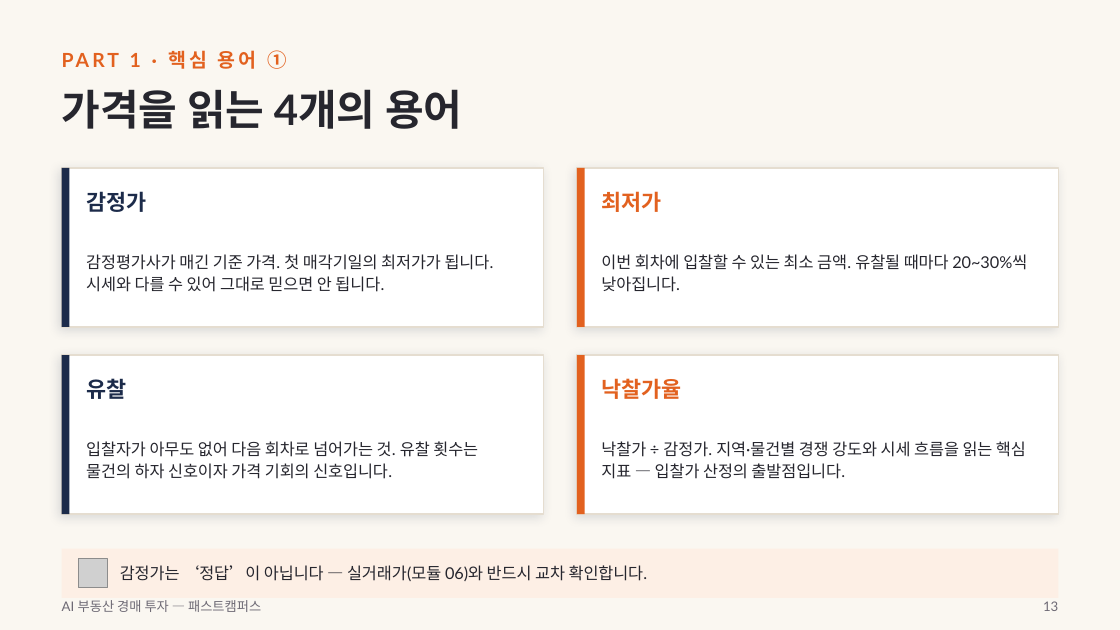
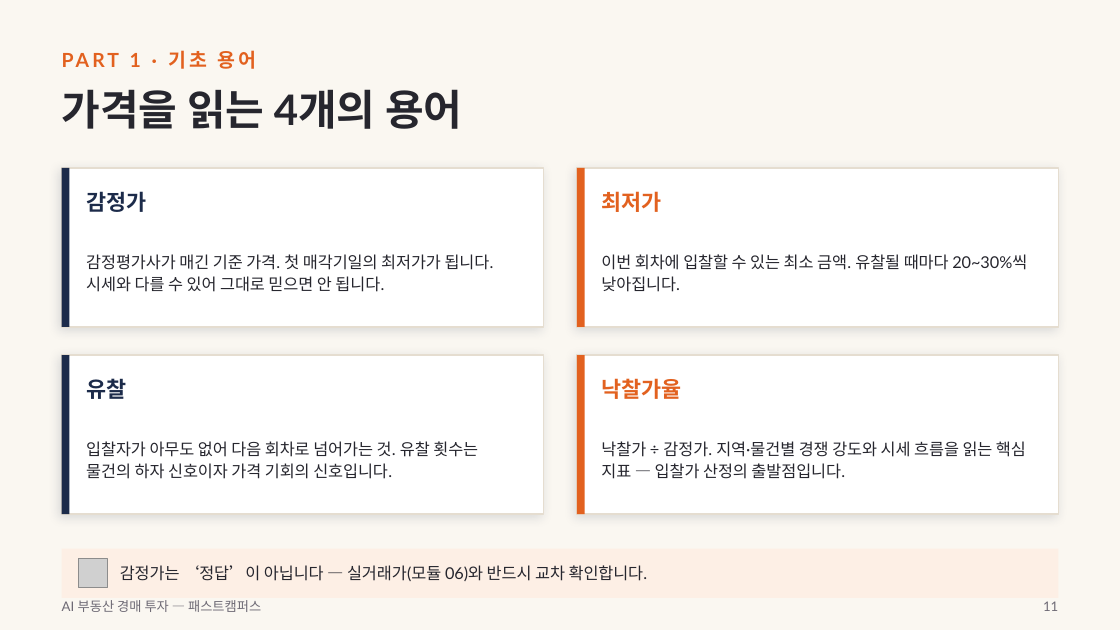
Before and after one commit to earthskyisbig/auction-crwal0629, a slide deck: slide 11 of docs/slides/AI부동산경매투자_강의슬라이드.pptx (slide 13 before the commit). Drawn at 1120x630 pixels with LibreOffice and Linux fonts; fonts in the diff are those of the drawing; grey boxes stand for pictures. Boxes give left, top, right and bottom in pixels: in the first picture for what was removed or moved away, otherwise in the second. Text is boxed around its words. In the diff, an @@ line names an element or a change of style, - is before the commit and + after.

```diff
--- a/docs/slides/AI부동산경매투자_강의슬라이드.pptx
+++ b/docs/slides/AI부동산경매투자_강의슬라이드.pptx
@@ text at (x1=130, y1=50, x2=257, y2=69): text changed @@
-PART 1 · 핵심 용어 ①
+PART 1 · 기초 용어
@@ text at (x1=1043, y1=601, x2=1058, y2=611): text changed @@
-13
+11
```
Also in this commit, not shown: 30 other slides changed, 1 slide added, 1 other file.
